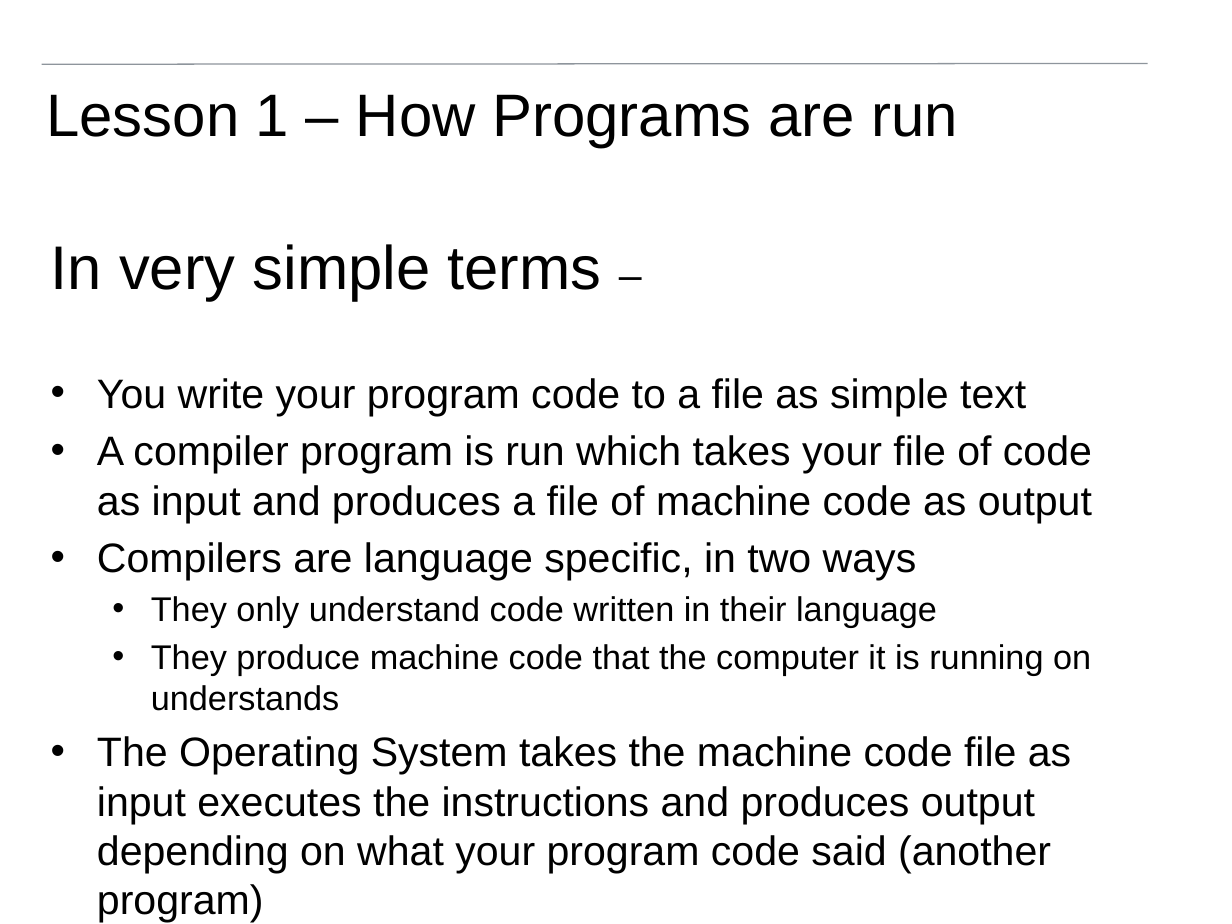
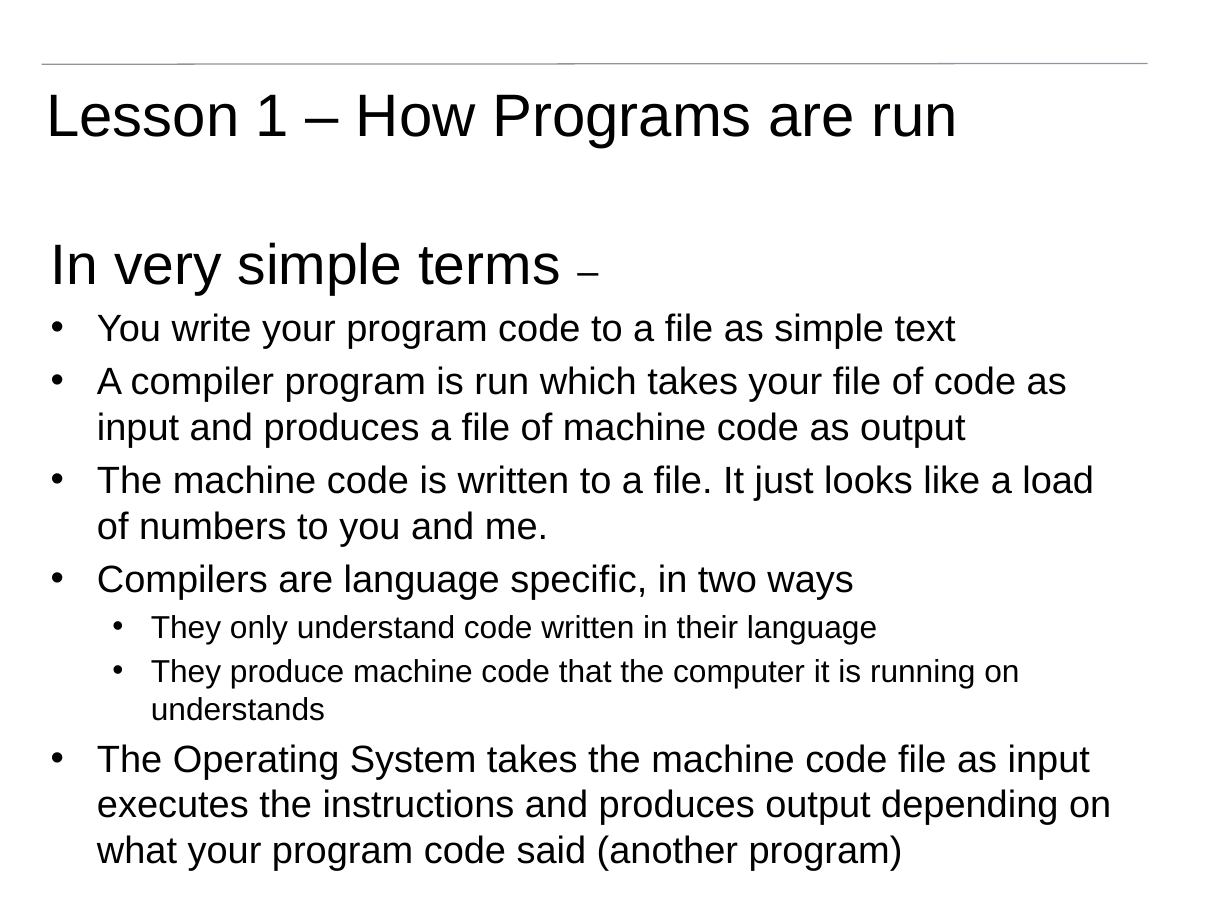
Before and after one commit to pfsmyth/Cambridge, a slide deck: slide 12 of lessons/Introduction to programming.pptx. Drawn at 1232x924 pixels with LibreOffice and Linux fonts; fonts in the diff are those of the drawing; background and template pictures are left out. Boxes give left, top, right and bottom in pixels: in the first picture for what was removed or moved away, otherwise in the second. Text is boxed around its words. In the diff, an @@ line names an element or a change of style, - is before the commit and + after.

```diff
--- a/lessons/Introduction to programming.pptx
+++ b/lessons/Introduction to programming.pptx
@@ text at <box>51,242,1111,870</box>: size 36 to 33.3 pt in "In very simple terms"; size 24 to 22.2 pt in "–", "You write your program code to a ...", "A compiler program is run which takes ...", "Compilers are language specific, in two ways" and 1 more places; size 20 to 18.5 pt in "They only understand code written in their ...", "They produce machine code that the computer ..." @@
@@ text at <box>97,465,1094,546</box>: paragraph added @@
+• The machine code is written to a file. It just looks like a load of numbers to you and me.
```
Also in this commit, not shown: 42 other slides changed, 2 slides removed, 2 other files.
